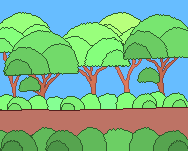
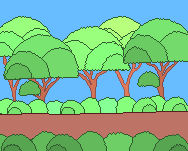
Two versions of the same layered image (188x151). Layer-by-layer changes:
painted on "Layer 19" over [1, 140, 188, 151]
painted on "Layer 20" over [0, 130, 188, 151]
painted on "Layer 21" over [31, 127, 160, 151]
painted on "Layer 22" over [103, 128, 135, 147]
painted on "Layer 24" over [0, 130, 7, 151]
painted on "Layer 23" over [0, 107, 188, 115]
painted on "Layer 26" over [7, 99, 187, 115]
painted on "Layer 27" over [7, 92, 188, 115]
painted on "Layer 28" over [0, 91, 168, 115]
painted on "Layer 29" over [45, 93, 118, 115]
painted on "Layer 33" over [4, 42, 160, 96]
painted on "Layer 34" over [3, 30, 169, 80]
painted on "Layer 35" over [41, 27, 188, 79]
painted on "Layer 36" over [11, 14, 188, 62]
painted on "Front Trees" (2nd of 2, in "Front Trees") over [28, 57, 178, 114]
painted on "Layer 39" over [0, 38, 131, 71]
painted on "Layer 40" over [0, 27, 131, 71]
painted on "Layer 41" over [21, 24, 93, 71]
painted on "Layer 42" over [0, 12, 124, 51]
painted on "Layer 38" over [3, 52, 107, 113]
painted on "Layer 45" over [118, 27, 141, 51]
painted on "Layer 46" over [101, 24, 124, 43]
painted on "Layer 47" over [97, 12, 143, 44]
painted on "Layer 44" over [114, 58, 142, 99]
